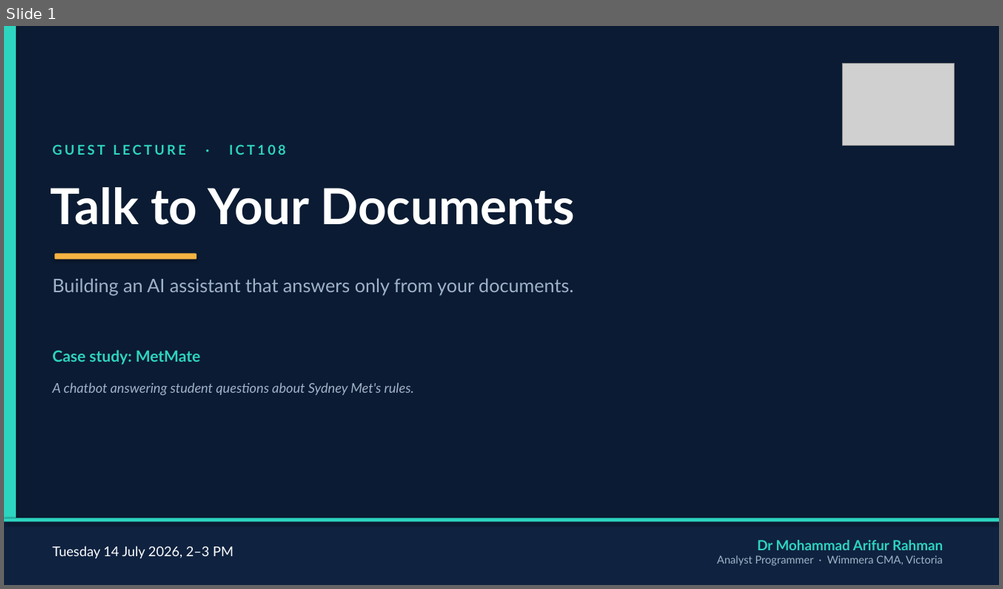
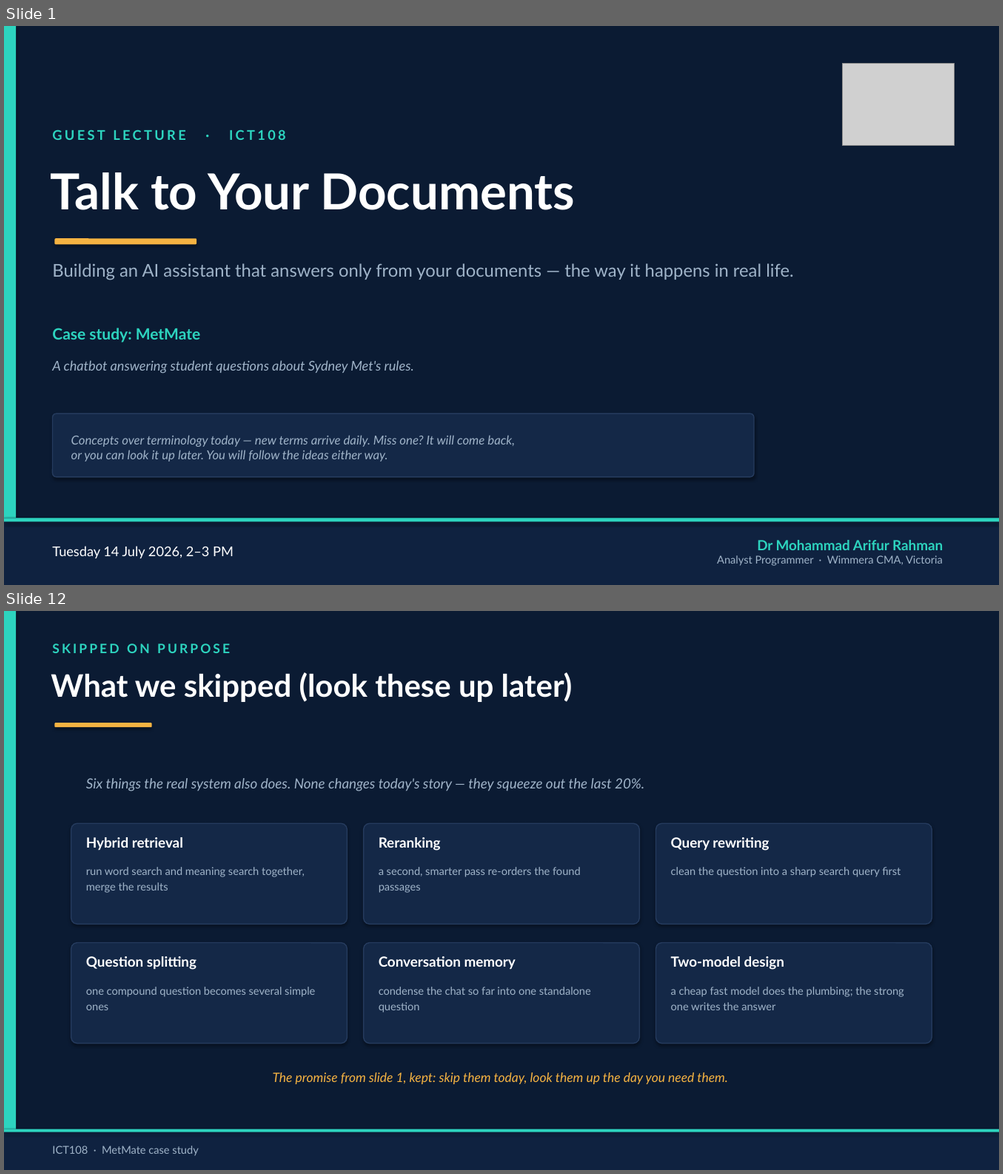
Before and after one commit to arifwcma/induction, a slide deck: lecture/deck.pptx. Shown one above the other, each under a label of ours: slide 1 before the commit, slides 1 and 12 after it; the slides between them are not shown. The pictures are 1003x589 and 1003x1174 pixels, drawn with LibreOffice and Linux fonts; fonts in the diff are those of the drawing; grey boxes stand for pictures. Boxes give left, top, right and bottom in pixels: in the first picture for what was removed or moved away, otherwise in the second. Text is boxed around its words. In the diff, an @@ line names an element or a change of style, - is before the commit and + after.

```diff
--- a/lecture/deck.pptx
+++ b/lecture/deck.pptx
@@ slide 12 added at [4,611,999,1170], background #FFFFFF @@
@@ rectangle added at [4,611,999,1170], fill #0B1B33 @@
@@ rectangle added at [4,611,16,1170], fill #2DD4BF @@
@@ text added at [52,644,230,653], 12.5 pt, text #2DD4BF, bold @@
+SKIPPED ON PURPOSE
@@ text added at [51,672,572,702], 30 pt, text #FFFFFF, bold @@
+What we skipped (look these up later)
@@ rounded rectangle added at [55,723,152,727], fill #F5B342 @@
@@ text added at [86,778,644,792], 13.5 pt, text #9FB3C8, italic @@
+Six things the real system also does. None changes today's story — they squeeze out the last 20%.
@@ rounded rectangle added at [71,823,347,924], fill #142847, outline #253B5E 1 pt @@
@@ rounded rectangle added at [364,823,640,924], fill #142847, outline #253B5E 1 pt @@
@@ rounded rectangle added at [656,823,932,924], fill #142847, outline #253B5E 1 pt @@
@@ text added at [86,837,183,850], 13.5 pt, text #FFFFFF, bold @@
+Hybrid retrieval
@@ text added at [378,837,441,851], 13.5 pt, text #FFFFFF, bold @@
+Reranking
@@ text added at [671,837,768,851], 13.5 pt, text #FFFFFF, bold @@
+Query rewriting
@@ text added at [86,867,304,893], 10.5 pt, text #9FB3C8 @@
+run word search and meaning search together, merge the results
@@ text added at [378,867,580,893], 10.5 pt, text #9FB3C8 @@
+a second, smarter pass re-orders the found passages
@@ text added at [671,867,900,877], 10.5 pt, text #9FB3C8 @@
+clean the question into a sharp search query first
@@ rounded rectangle added at [71,943,347,1044], fill #142847, outline #253B5E 1 pt @@
@@ rounded rectangle added at [364,943,640,1044], fill #142847, outline #253B5E 1 pt @@
@@ rounded rectangle added at [656,943,932,1044], fill #142847, outline #253B5E 1 pt @@
@@ text added at [86,957,196,970], 13.5 pt, text #FFFFFF, bold @@
+Question splitting
@@ text added at [378,957,515,969], 13.5 pt, text #FFFFFF, bold @@
+Conversation memory
@@ text added at [671,957,784,970], 13.5 pt, text #FFFFFF, bold @@
+Two-model design
@@ text added at [86,987,315,1011], 10.5 pt, text #9FB3C8 @@
+one compound question becomes several simple ones
@@ text added at [378,987,591,1013], 10.5 pt, text #9FB3C8 @@
+condense the chat so far into one standalone question
@@ text added at [671,987,904,1011], 10.5 pt, text #9FB3C8 @@
+a cheap fast model does the plumbing; the strong one writes the answer
@@ text added at [273,1073,728,1085], 12.5 pt, text #F5B342, italic @@
+The promise from slide 1, kept: skip them today, look them up the day you need them.
@@ rectangle added at [4,1130,999,1170], fill #0F2240 @@
@@ rectangle added at [4,1130,999,1133], fill #2DD4BF @@
@@ text added at [52,1146,198,1156], 10.5 pt, text #9FB3C8 @@
+ICT108 · MetMate case study
@@ slide 1 changed as well @@
@@ 2 texts, 1 rounded rectangle: place and size @@
-2 texts, 1 rounded rectangle at [50,144,575,260]
+2 texts, 1 rounded rectangle at [50,130,575,244]
@@ text at [52,264,794,281]: text changed; size 18 to 17 pt @@
-Building an AI assistant that answers only from your documents.
+Building an AI assistant that answers only from your documents — the way it happens in real life.
@@ text "Case study: MetMate": place and size @@
-text "Case study: MetMate" at [52,350,200,365]
+text "Case study: MetMate" at [52,328,200,343]
@@ text "A chatbot answering student questions ...": place and size @@
-text "A chatbot answering student questions ..." at [52,383,414,396]
+text "A chatbot answering student questions ..." at [52,360,414,374]
@@ rounded rectangle added at [53,414,754,477], fill #142847, outline #253B5E 1 pt @@
@@ text added at [71,435,515,462], 12 pt, text #9FB3C8, italic @@
+Concepts over terminology today — new terms arrive daily. Miss one? It will come back,
+or you can look it up later. You will follow the ideas either way.
```
Also in this commit, not shown: 2 other slides changed, 9 other slides added, 6 slides removed, 3 other files.
